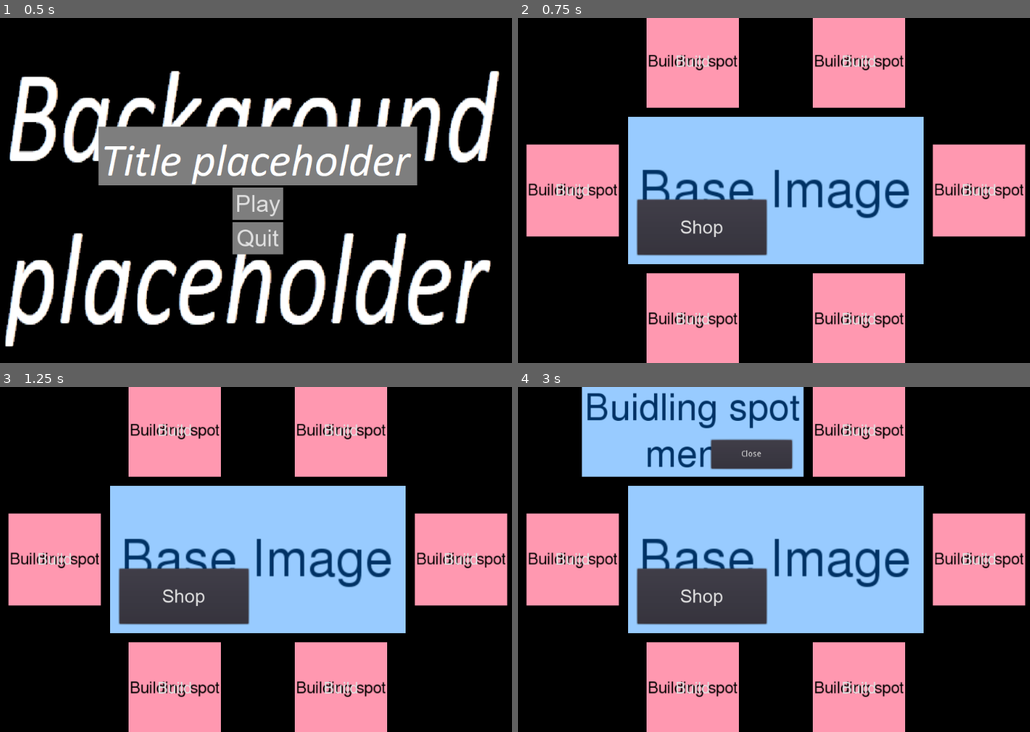
Above: before the commit, frames 1-4 (two rows, left to right).
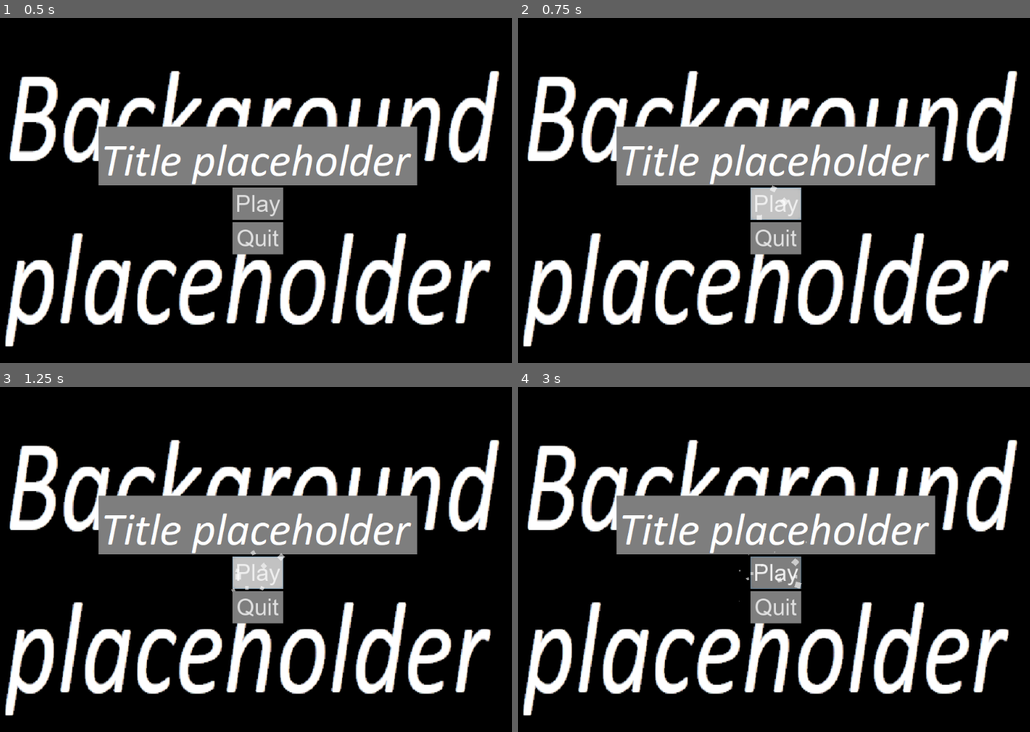
Above: after the commit, the same moments.

Repository: VB-s-game-dev-team/teraformer-game
Game: Godot game, scene res://TitleScreen/TitleScreen.tscn
The game is run twice, just before and just after one commit, with the same random seed, the same clock (stepped at 60 frames per second) and the same inputs. Before the commit the project starts from res://MainScene.tscn.
Inputs (mouse positions are in pixels of both pictures, inside the frame that each line leads up to):
- Up to frame 1 (0.5 s): no input
- Up to frame 2 (0.75 s): click "Play" at 0.5 s
- Up to frame 3 (1.25 s): no input
- Up to frame 4 (3 s): click (702, 597) at 1.25 s, where only the run before the commit has a clickable "Shop"; click (774, 573) at 2 s, where only the run after the commit has a clickable "Play"; click (692, 431) at 2.75 s, where only the run before the commit has a clickable "Build"

Frame 1 is identical in both runs. In frame 2, 63% of the frame differs, in the area x 1-100%, y 0-100%; in frame 3, 63%; in frame 4, 70%.
Error after the commit: Invalid call. Nonexistent function 'set_screen' in base 'Nil'. (res://TitleScreen/MainMenu.gd:12)

Commit message:
Added main menu button

Diff:
--- a/Planet/Planet.gd
+++ b/Planet/Planet.gd
@@ -1,12 +1,18 @@
 extends Control
 
+onready var _global_stuff: GlobalStuff
+
+# Rotation variables
 onready var PlanetRotationNode = $PlanetRotationNode
-
 var _planet_rotation_speed := 1.0
 var _planet_rotation_direction := 0
 var _planet_rotation_duration := 750.0
 var _rotation_timer := OS.get_ticks_msec()
 var _was_rotating = false
+
+# Ready
+func _ready() -> void:
+	_global_stuff = get_parent() as GlobalStuff
 
 # Process
 func _process(delta: float) -> void:
@@ -23,6 +29,21 @@
 func _on_RightRotateButton_button_up() -> void:
 	_initiate_rotation(-1)
 
+func _on_MainMenuButton_button_up() -> void:
+	_global_stuff.set_screen("TitleScreen")
+
+func _on_MineButton_button_down() -> void:
+	pass # Replace with function body.
+
+func _on_BattleButton_button_down() -> void:
+	pass # Replace with function body.
+
+func _on_TRButton_button_down() -> void:
+	pass # Replace with function body.
+
+func _on_ShopButton_button_down() -> void:
+	pass # Replace with function body.
+
 # Set rotation variables and disable input
 func _initiate_rotation(new_direction: int)	-> void:
 	_was_rotating = true
@@ -37,15 +58,3 @@
 	get_tree().get_root().set_disable_input(false)
 	PlanetRotationNode.fix_rotation_error()
 	_was_rotating = false
-
-func _on_MineButton_button_down() -> void:
-	pass # Replace with function body.
-
-func _on_BattleButton_button_down() -> void:
-	pass # Replace with function body.
-
-func _on_TRButton_button_down() -> void:
-	pass # Replace with function body.
-
-func _on_ShopButton_button_down() -> void:
-	pass # Replace with function body.
--- a/Planet/Planet.tscn
+++ b/Planet/Planet.tscn
@@ -6,7 +6,7 @@
 [ext_resource path="res://Planet/base.png" type="Texture" id=4]
 [ext_resource path="res://Planet/station.png" type="Texture" id=5]
 [ext_resource path="res://Planet/Planet.gd" type="Script" id=6]
-[ext_resource path="res://ResourcesBar/ResourcesBar.tscn" type="PackedScene" id=7]
+[ext_resource path="res://resources_bar/resources_bar.tscn" type="PackedScene" id=7]
 [ext_resource path="res://Planet/building_spot/building_spot.tscn" type="PackedScene" id=8]
 
 [sub_resource type="DynamicFont" id=1]
@@ -308,9 +308,20 @@
 [node name="ResourcesBar" parent="." instance=ExtResource( 7 )]
 margin_left = 464.0
 margin_right = 1872.0
+
+[node name="MainMenuButton" type="Button" parent="."]
+margin_left = 1656.0
+margin_top = 8.0
+margin_right = 1832.0
+margin_bottom = 56.0
+text = "Main Menu"
+__meta__ = {
+"_edit_use_anchors_": false
+}
 [connection signal="button_down" from="PlanetRotationNode/Base/ShopButton" to="." method="_on_ShopButton_button_down"]
 [connection signal="button_down" from="PlanetRotationNode/MineStation/MineButton" to="." method="_on_MineButton_button_down"]
 [connection signal="button_down" from="PlanetRotationNode/BattleStation/BattleButton" to="." method="_on_BattleButton_button_down"]
 [connection signal="button_down" from="PlanetRotationNode/TRStation/TRButton" to="." method="_on_TRButton_button_down"]
 [connection signal="button_up" from="LeftRotateButton" to="." method="_on_LeftRotateButton_button_up"]
 [connection signal="button_up" from="RightRotateButton" to="." method="_on_RightRotateButton_button_up"]
+[connection signal="button_up" from="MainMenuButton" to="." method="_on_MainMenuButton_button_up"]
--- a/project.godot
+++ b/project.godot
@@ -21,7 +21,7 @@
 [application]
 
 config/name="teraformer-game"
-run/main_scene="res://MainScene.tscn"
+run/main_scene="res://TitleScreen/TitleScreen.tscn"
 config/icon="res://icon.png"
 
 [display]
--- a/ResourcesBar/ResourcesBar.tscn
+++ b/resources_bar/resources_bar.tscn
@@ -1,9 +1,9 @@
 [gd_scene load_steps=6 format=2]
 
-[ext_resource path="res://ResourcesBar/resources_bar.png" type="Texture" id=1]
+[ext_resource path="res://resources_bar/resources_bar.png" type="Texture" id=1]
 [ext_resource path="res://fonts/ARIAL.TTF" type="DynamicFontData" id=2]
-[ext_resource path="res://global_graphics/game_theme.tres" type="Theme" id=3]
-[ext_resource path="res://ResourcesBar/ResourcesBar.gd" type="Script" id=4]
+[ext_resource path="res://resources_bar/resources_bar.gd" type="Script" id=3]
+[ext_resource path="res://global_graphics/game_theme.tres" type="Theme" id=4]
 
 [sub_resource type="DynamicFont" id=1]
 size = 19
@@ -13,8 +13,8 @@
 [node name="ResourcesBar" type="Control"]
 margin_right = 1408.0
 margin_bottom = 80.0
-theme = ExtResource( 3 )
-script = ExtResource( 4 )
+theme = ExtResource( 4 )
+script = ExtResource( 3 )
 __meta__ = {
 "_edit_use_anchors_": false
 }
@@ -73,9 +73,9 @@
 }
 
 [node name="LevelLabel" type="RichTextLabel" parent="."]
-margin_left = 1152.0
+margin_left = 976.0
 margin_top = 16.0
-margin_right = 1216.0
+margin_right = 1040.0
 margin_bottom = 40.0
 custom_fonts/normal_font = SubResource( 1 )
 text = "Level"
@@ -84,9 +84,9 @@
 }
 
 [node name="LevelValue" type="RichTextLabel" parent="."]
-margin_left = 1216.0
+margin_left = 1040.0
 margin_top = 16.0
-margin_right = 1232.0
+margin_right = 1056.0
 margin_bottom = 40.0
 custom_fonts/normal_font = SubResource( 1 )
 text = "0"
@@ -95,9 +95,9 @@
 }
 
 [node name="XPBar" type="RichTextLabel" parent="."]
-margin_left = 1280.0
+margin_left = 1104.0
 margin_top = 16.0
-margin_right = 1344.0
+margin_right = 1168.0
 margin_bottom = 40.0
 custom_fonts/normal_font = SubResource( 1 )
 text = "XP"
@@ -106,9 +106,9 @@
 }
 
 [node name="XPValue" type="RichTextLabel" parent="."]
-margin_left = 1328.0
+margin_left = 1152.0
 margin_top = 16.0
-margin_right = 1344.0
+margin_right = 1168.0
 margin_bottom = 40.0
 custom_fonts/normal_font = SubResource( 1 )
 text = "0"
Renamed: ResourcesBar/ResourcesBar.gd -> resources_bar/resources_bar.gd
Renamed: ResourcesBar/resources_bar.png -> resources_bar/resources_bar.png
Not shown, changed: resources_bar/resources_bar.png.import
